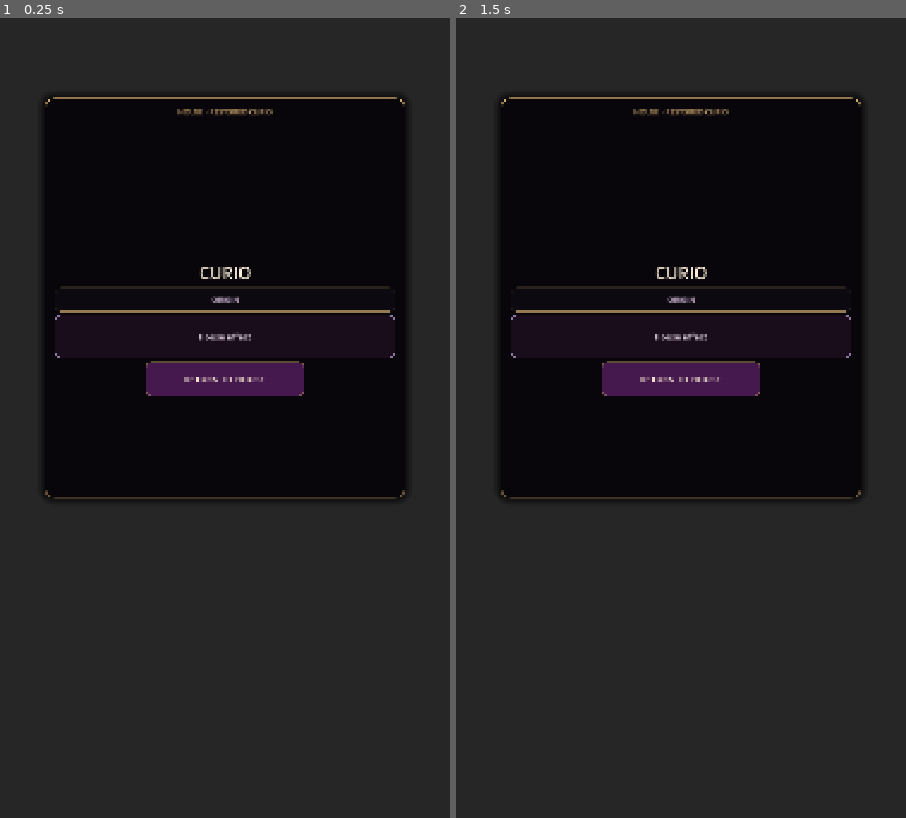
Above: before the commit, frames 1-2 (left to right).
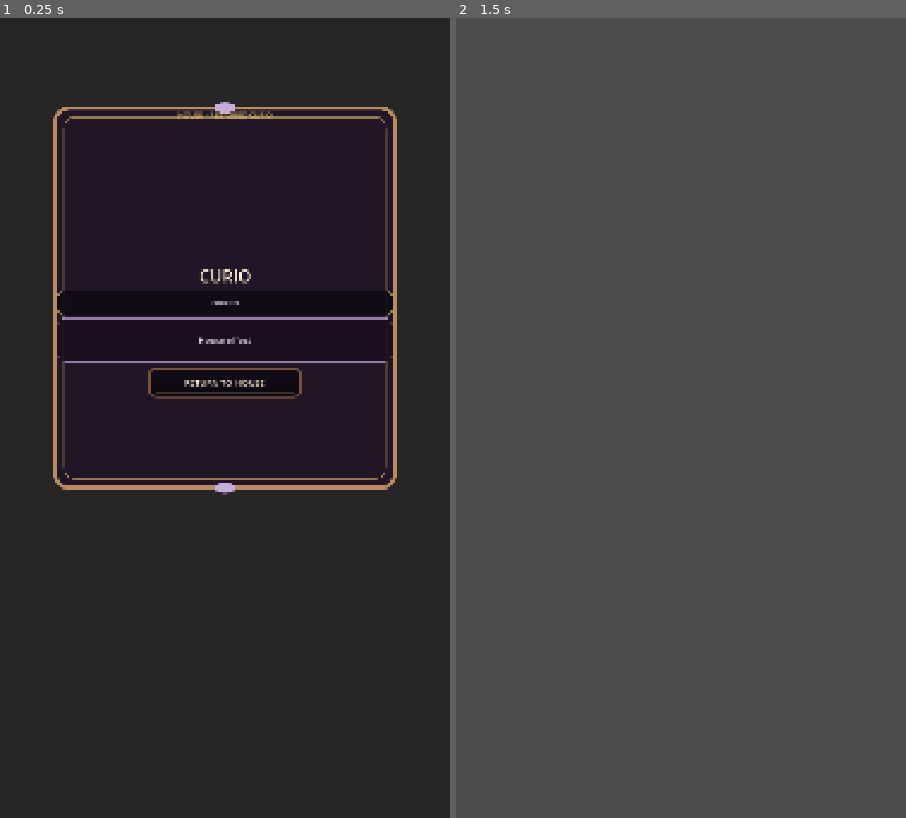
Above: after the commit, the same moments.

Repository: Jay-prodesign/akilta-match3
Game: Godot game, scene res://src/ui/home/house_curio_inspect.tscn
The game is run twice, just before and just after one commit, with the same random seed, the same clock (stepped at 60 frames per second) and the same inputs. This scene is started directly instead of the project's main scene.
Inputs (mouse positions are in pixels of both pictures, inside the frame that each line leads up to):
- Up to frame 1 (0.25 s): no input
- Up to frame 2 (1.5 s): click "RETURN TO HOUSE" at 0.5 s; move the mouse to (780, 378) at 1.27 s; click (780, 378) at 1.42 s

The runs differ from the first frame. In frame 1, 34% of the frame differs, in the area x 10-90%, y 9-60%; in frame 2, 100%, in the area x 0-100%, y 0-100%.

Commit message:
Give House Curio inspect item-reveal choreography and production chrome

Diff:
--- a/src/ui/home/house_curio_inspect.gd
+++ b/src/ui/home/house_curio_inspect.gd
@@ -2,28 +2,103 @@
 
 signal close_requested
 
+const ProductionChrome = preload("res://src/ui/theme/production_chrome.gd")
+
+@onready var veil: ColorRect = $Veil
+@onready var card: PanelContainer = $Card
 @onready var hero_art: TextureRect = $Card/Content/HeroArt
 @onready var title: Label = $Card/Content/Name
 @onready var origin: Label = $Card/Content/Origin
 @onready var effect: Label = $Card/Content/HouseEffect
 @onready var close: Button = $Card/Content/Close
 
+var _reduced_motion := false
+var _transition_tween: Tween
+var _closing := false
+
 func _ready() -> void:
-	close.pressed.connect(func(): close_requested.emit())
+	ProductionChrome.apply_primary(card)
+	card.set_meta("production_chrome_kind", "house_curio_memory_card")
+	ProductionChrome.apply_action_button(close, "utility", "house_curio_return")
+	close.pivot_offset = close.size * 0.5
+	close.button_down.connect(func(): _animate_close_scale(Vector2(0.97, 0.97), 0.05))
+	close.button_up.connect(func(): _animate_close_scale(Vector2.ONE, 0.09))
+	close.pressed.connect(_dismiss)
 
-func configure(curio_id: String, curio_name: String, origin_copy: String, effect_copy: String, texture: Texture2D) -> bool:
+func configure(curio_id: String, curio_name: String, origin_copy: String, effect_copy: String, texture: Texture2D, reduced_motion := false) -> bool:
 	if curio_id == "" or texture == null:
 		return false
 	title.text = curio_name
 	origin.text = origin_copy
 	effect.text = effect_copy
 	hero_art.texture = texture
+	_reduced_motion = bool(reduced_motion)
 	set_meta("curio_id", curio_id)
+	_present()
 	return true
+
+func _present() -> void:
+	if card == null or veil == null or hero_art == null:
+		return
+	card.pivot_offset = card.size * 0.5
+	hero_art.pivot_offset = hero_art.size * 0.5
+	if _reduced_motion:
+		veil.modulate = Color.WHITE
+		card.modulate = Color.WHITE
+		card.scale = Vector2.ONE
+		hero_art.modulate = Color.WHITE
+		hero_art.scale = Vector2.ONE
+		return
+	veil.modulate = Color(1, 1, 1, 0)
+	card.modulate = Color(1, 1, 1, 0)
+	card.scale = Vector2(0.96, 0.96)
+	hero_art.modulate = Color(1.08, 1.02, 0.90, 0)
+	hero_art.scale = Vector2(0.78, 0.78)
+	if _transition_tween != null and _transition_tween.is_valid():
+		_transition_tween.kill()
+	_transition_tween = create_tween()
+	_transition_tween.set_parallel(true)
+	_transition_tween.tween_property(veil, "modulate", Color.WHITE, 0.18).set_trans(Tween.TRANS_QUAD).set_ease(Tween.EASE_OUT)
+	_transition_tween.tween_property(card, "modulate", Color.WHITE, 0.17).set_trans(Tween.TRANS_QUAD).set_ease(Tween.EASE_OUT)
+	_transition_tween.tween_property(card, "scale", Vector2.ONE, 0.22).set_trans(Tween.TRANS_CUBIC).set_ease(Tween.EASE_OUT)
+	_transition_tween.tween_property(hero_art, "modulate", Color.WHITE, 0.22).set_delay(0.06).set_trans(Tween.TRANS_QUAD).set_ease(Tween.EASE_OUT)
+	_transition_tween.tween_property(hero_art, "scale", Vector2.ONE, 0.32).set_delay(0.05).set_trans(Tween.TRANS_BACK).set_ease(Tween.EASE_OUT)
+
+func _dismiss() -> void:
+	if _closing:
+		return
+	_closing = true
+	if _reduced_motion:
+		close_requested.emit()
+		return
+	if _transition_tween != null and _transition_tween.is_valid():
+		_transition_tween.kill()
+	_transition_tween = create_tween()
+	_transition_tween.set_parallel(true)
+	_transition_tween.tween_property(veil, "modulate", Color(1, 1, 1, 0), 0.15).set_trans(Tween.TRANS_QUAD).set_ease(Tween.EASE_IN)
+	_transition_tween.tween_property(card, "modulate", Color(1, 1, 1, 0), 0.13).set_trans(Tween.TRANS_QUAD).set_ease(Tween.EASE_IN)
+	_transition_tween.tween_property(card, "scale", Vector2(0.97, 0.97), 0.15).set_trans(Tween.TRANS_QUAD).set_ease(Tween.EASE_IN)
+	_transition_tween.finished.connect(func(): close_requested.emit())
+
+func _animate_close_scale(target: Vector2, duration: float) -> void:
+	if close == null or _closing:
+		return
+	if _reduced_motion:
+		close.scale = target
+		return
+	var tween := create_tween()
+	tween.set_trans(Tween.TRANS_QUAD).set_ease(Tween.EASE_OUT)
+	tween.tween_property(close, "scale", target, duration)
 
 func inspect_contract() -> Dictionary:
 	return {
 		"authored_scene": true,
 		"curio_id": String(get_meta("curio_id", "")),
 		"art_loaded": hero_art != null and hero_art.texture != null,
+		"hero_scale": hero_art != null and hero_art.custom_minimum_size.y >= 320.0,
+		"memory_bands": origin != null and origin.has_theme_stylebox_override("normal") and effect != null and effect.has_theme_stylebox_override("normal"),
+		"production_card_chrome": card != null and card.get_theme_stylebox("panel") is StyleBoxTexture and String(card.get_meta("production_chrome_kind", "")) == "house_curio_memory_card",
+		"production_return_chrome": close != null and close.get_theme_stylebox("normal") is StyleBoxTexture,
+		"modal_choreography": true,
+		"reduced_motion_supported": true,
 	}
